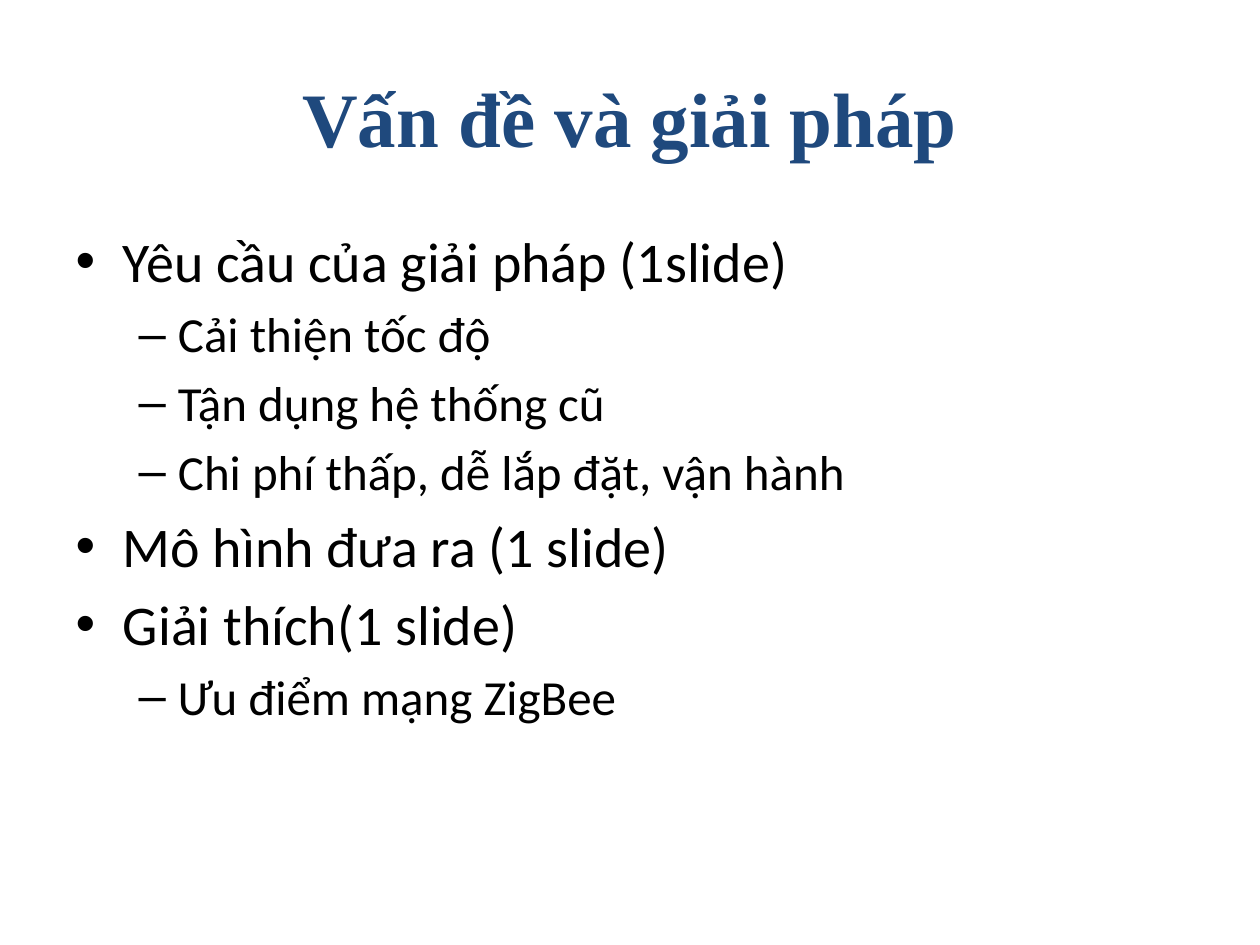
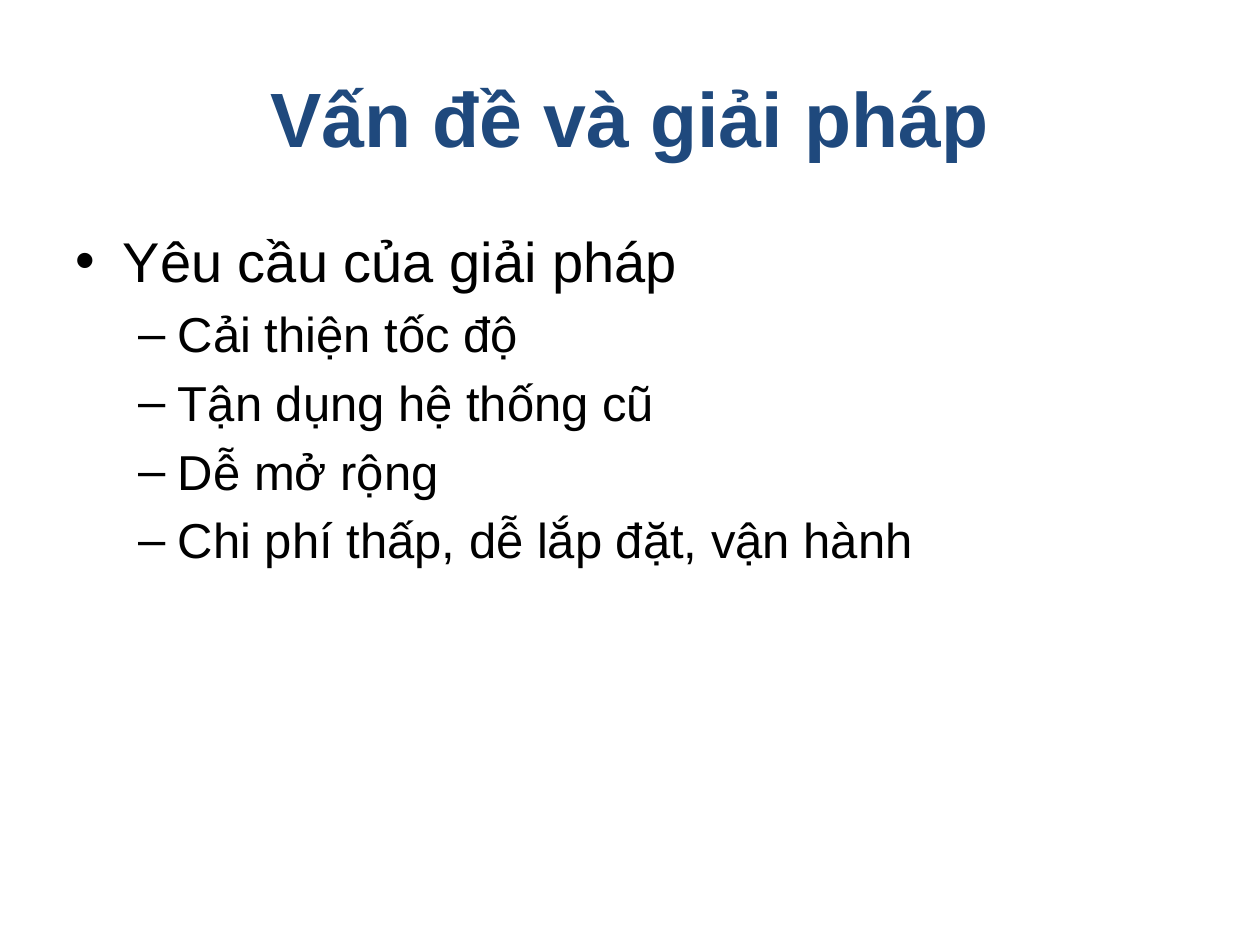
Before and after one commit to golf2109/zigbee-in-supermaket, a slide deck: slide 6 of docs/Report/Queue-Busting.pptx. Drawn at 1260x945 pixels with LibreOffice and Linux fonts; fonts in the diff are those of the drawing. Boxes give left, top, right and bottom in pixels: in the first picture for what was removed or moved away, otherwise in the second. Text is boxed around its words. In the diff, an @@ line names an element or a change of style, - is before the commit and + after.

Commit message:
Added my job

```diff
--- a/docs/Report/Queue-Busting.pptx
+++ b/docs/Report/Queue-Busting.pptx
@@ title "Vấn đề và giải pháp" at [270, 88, 988, 162]: font Times New Roman to Arial @@
@@ text at [123, 239, 677, 293]: text changed; font Calibri to Arial @@
-• Yêu cầu của giải pháp (1slide)
+• Yêu cầu của giải pháp
@@ text at [178, 314, 913, 568]: font Calibri to Arial in "Cải thiện tốc độ", "Tận dụng hệ thống cũ", "Chi phí thấp, dễ lắp đặt, vận ..." @@
@@ text at [178, 451, 439, 500]: paragraph added @@
+  – Dễ mở rộng
@@ text at [123, 526, 669, 724]: paragraphs removed @@
-• Mô hình đưa ra (1 slide)
-• Giải thích(1 slide)
-  – Ưu điểm mạng ZigBee
```
Also in this commit, not shown: 8 other slides changed, 4 slides added.
